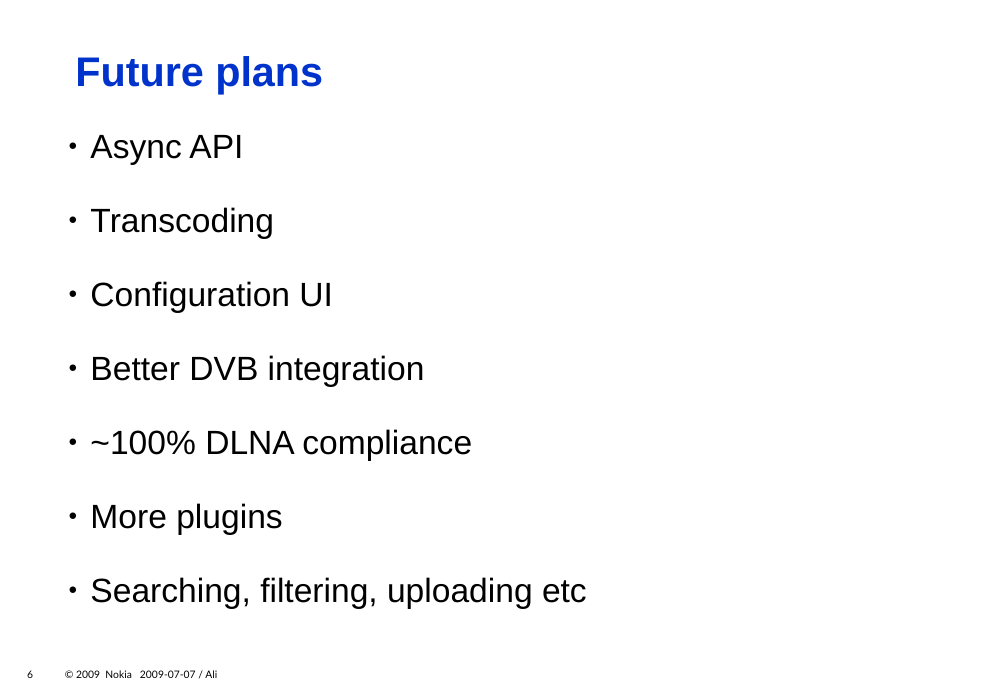
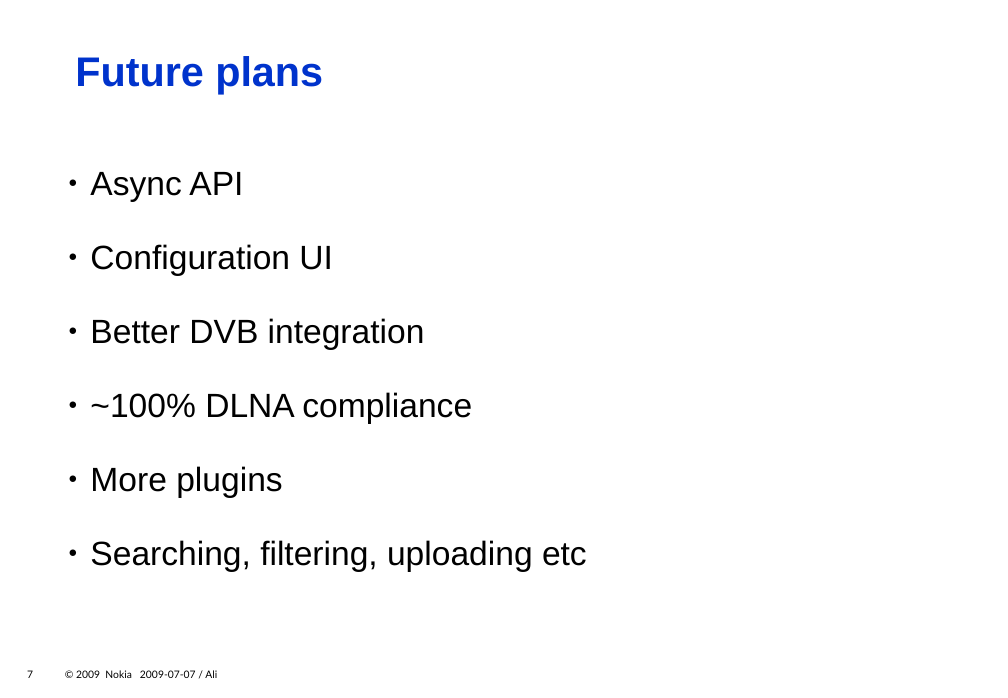
Before and after one commit to zeenix/rygel-presentation-2009, a slide deck: slide 7 of slides.odp (slide 6 before the commit). Drawn at 1008x698 pixels with LibreOffice and Linux fonts; fonts in the diff are those of the drawing; background and template pictures are left out. Boxes give left, top, right and bottom in pixels: in the first picture for what was removed or moved away, otherwise in the second. Text is boxed around its words. In the diff, an @@ line names an element or a change of style, - is before the commit and + after.

Commit message:
Move "Transcoding" to separate slide

```diff
--- a/slides.odp
+++ b/slides.odp
@@ text "Async API": place and size @@
-text "Async API" at [90,135,587,609]
+text "Async API" at [90,172,587,572]
@@ text at [90,207,274,238]: paragraph removed @@
-  ● Transcoding
@@ page number at [27,670,33,678]: text changed @@
-6
+7
```
Also in this commit, not shown: 1 slide added.
